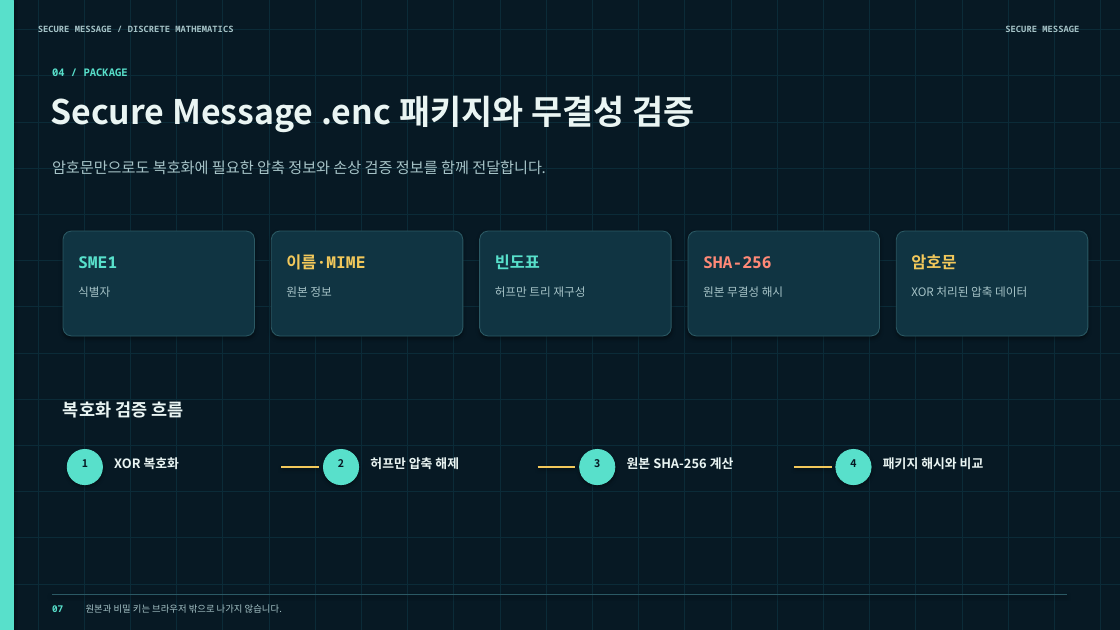
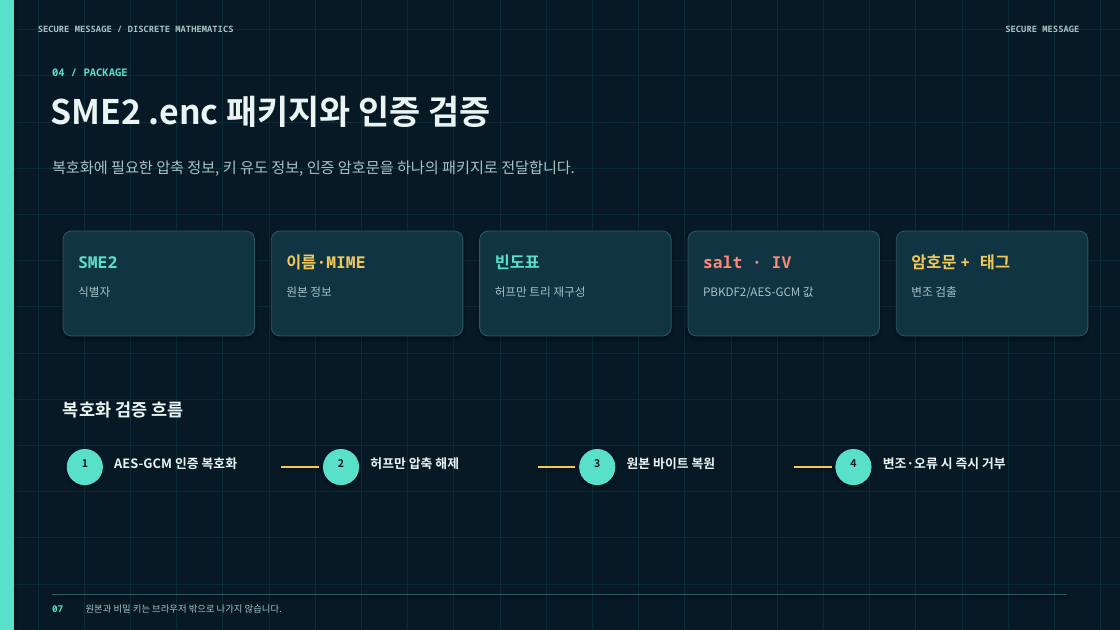
Before and after one commit to giftedsihun/proyect, a slide deck: slide 7 of presentation/secure-message-presentation.pptx. Drawn at 1120x630 pixels with LibreOffice and Linux fonts; fonts in the diff are those of the drawing. Boxes give left, top, right and bottom in pixels: in the first picture for what was removed or moved away, otherwise in the second. Text is boxed around its words. In the diff, an @@ line names an element or a change of style, - is before the commit and + after.

Commit message:
Implement AES-GCM secure message flow

```diff
--- a/presentation/secure-message-presentation.pptx
+++ b/presentation/secure-message-presentation.pptx
@@ text at [50, 95, 491, 127]: text changed @@
-Secure Message .enc 패키지와 무결성 검증
+SME2 .enc 패키지와 인증 검증
@@ text at [52, 160, 575, 176]: text changed @@
-암호문만으로도 복호화에 필요한 압축 정보와 손상 검증 정보를 함께 전달합니다.
+복호화에 필요한 압축 정보, 키 유도 정보, 인증 암호문을 하나의 패키지로 전달합니다.
@@ text at [78, 256, 117, 268]: text changed @@
-SME1
+SME2
@@ text at [703, 255, 792, 268]: text changed @@
-SHA-256
+salt · IV
@@ text at [911, 254, 1010, 270]: text changed @@
-암호문
+암호문 + 태그
@@ text at [703, 286, 814, 298]: text changed @@
-원본 무결성 해시
+PBKDF2/AES-GCM 값
@@ text at [911, 286, 956, 297]: text changed @@
-XOR 처리된 압축 데이터
+변조 검출
@@ text at [114, 457, 237, 469]: text changed @@
-XOR 복호화
+AES-GCM 인증 복호화
@@ text at [627, 457, 716, 469]: text changed @@
-원본 SHA-256 계산
+원본 바이트 복원
@@ text at [883, 457, 1006, 469]: text changed @@
-패키지 해시와 비교
+변조·오류 시 즉시 거부
```
Also in this commit, not shown: 9 other slides changed, 7 other files.
